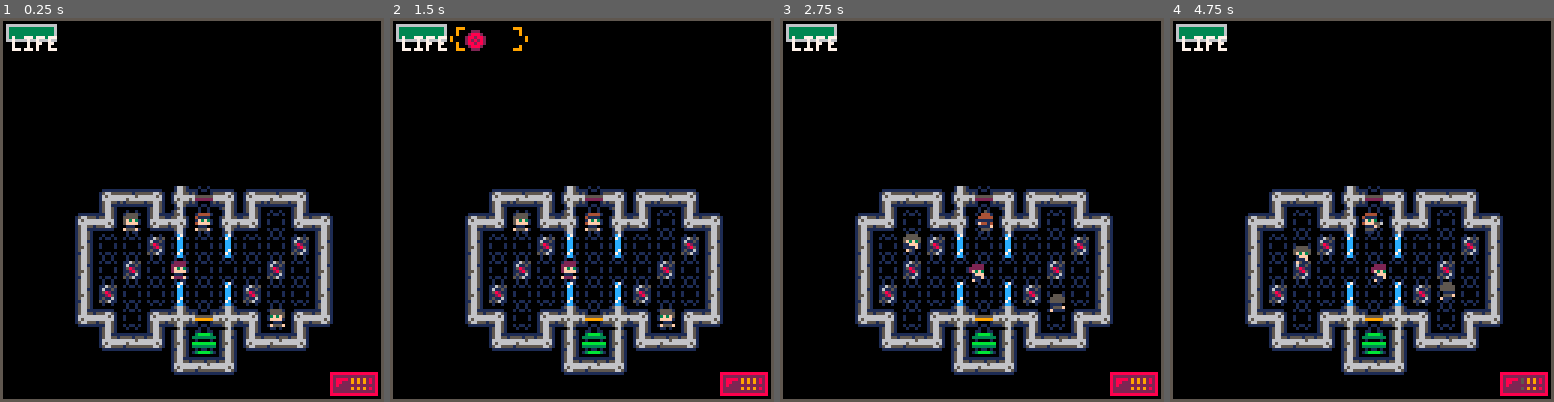
Above: before the commit, frames 1-4 (left to right).
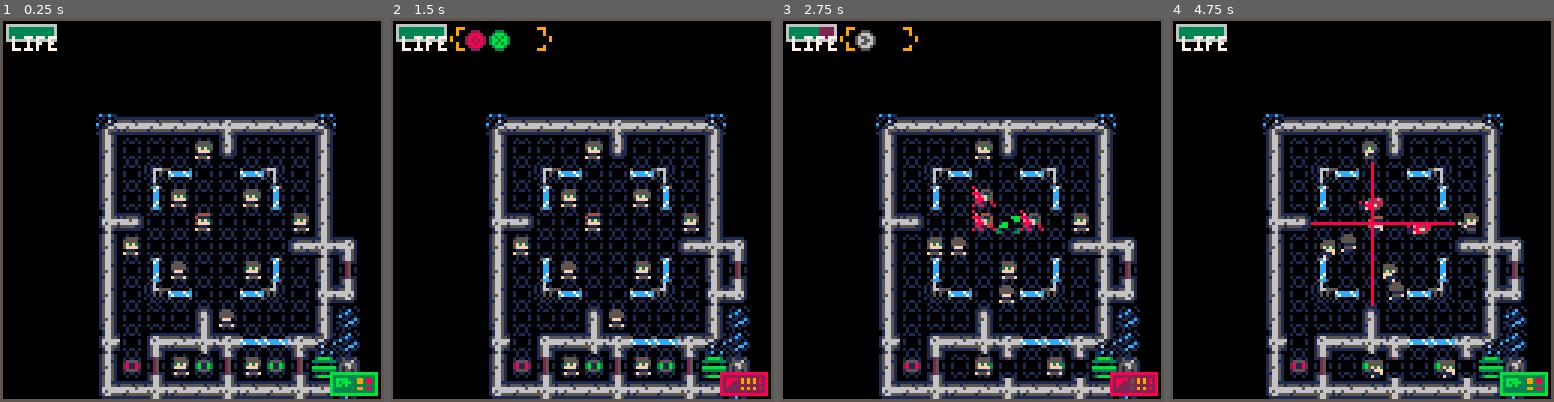
Above: after the commit, the same moments.

Repository: fmd/soldier01
Game: PICO-8 cartridge revelation.p8
The game is run twice, just before and just after one commit, with the same random seed, the same clock (stepped at 60 frames per second) and the same inputs.
Inputs:
- Up to frame 1 (0.25 s): no input
- Up to frame 2 (1.5 s): tap X (X key) at 0.33, 1.07 s; tap O (Z key) at 0.7 s
- Up to frame 3 (2.75 s): hold Right 1.6-2.1 s; tap O (Z key) at 1.7, 2.1, 2.5 s; tap X (X key) at 1.85 s; hold Up 2.15-2.42 s; hold Right from 2.47 s (still down)
- Up to frame 4 (4.75 s): tap O (Z key) every 0.4 s from 2.9 to 4.5 s; tap X (X key) at 2.97, 4.08 s; release Right at 3.03 s; hold Left 3.08-3.58 s; hold Down 3.63-3.97 s; hold Right 4.02-4.68 s; hold Up from 4.73 s (still down)

The runs differ from the first frame. In frame 1, 28% of the frame differs, in the area x 19-99%, y 25-100%; in frame 2, 28%; in frame 3, 28%; in frame 4, 34%.

Commit message:
add better ui, controls, equip swap, 3rd variant

Diff:
--- a/revelation.p8
+++ b/revelation.p8
@@ -9,10 +9,10 @@
 game_speed = 2
 starting_level = 1
 inventory = { socom = 4,
-              c4 = -1 }
-inventory_max = { socom = -1,
+              c4 = 2 }
+inventory_max = { socom = 4,
                   c4 = 2 }
-equipped = "socom"
+equipped = "c4"
 
 -- load the sprites and that
 sprites = { player = {{17,18,19,18,21,22,23}, -- north (last two=roll/shoot)
@@ -46,15 +46,16 @@
 
 -- palette swap commands and movement function strings for enemy variants
 enemy_variants = {enemy1 = {{"clockwise", {5, 5}}, -- variant 1
-                            {"line", {5, 2}} }} -- variant 2
+                            {"line", {5, 2}}, -- variant 2
+                            {"still", {5, 13}} }}  -- variant 3
 
 -- for converting a direction to a position change
 pos_map = {{0,1,0,-1}, {-1,0,1,0}}
 
 -- level data
-levels = {{40,11,13,11}, {3, 25, 13, 7}, {3, 20, 9, 5}, {28,13,13,9}, {0,10,13,9}, {13,9,12,12}, {11,0,9,6}, {20,0,6,8}, {0,0,11,10}, {26,0,22,16}} -- xstart, ystart, w, h
-level_items = {{}, {}, {}, {}, {}, {}, {"socom"}, {}, {"c4"}, {}}
-level_enemy_variants = {{1,2,1,1,2}, {2,2,1,2,1}, {1,1}, {2,2,2,2}, {1,2,1}, {2,1,2}, {2,2}, {2,2}, {1,1,1,1,2}, {2,2,2,2,2,2,2,2,2,2,2,2,2}}
+levels = {{53,13,11,12}, {33,22,14,10}, {19,23,6,9}, {40,11,13,11}, {3, 25, 13, 7}, {3, 20, 9, 5}, {28,13,13,9}, {0,10,13,9}, {13,9,12,12}, {11,0,9,6}, {20,0,6,8}, {0,0,11,10}, {26,0,22,16}} -- xstart, ystart, w, h
+level_items = {{}, {}, {}, {}, {}, {}, {}, {}, {}, {"socom"}, {}, {"c4"}, {}}
+level_enemy_variants = {{1,1,1,1,1,1,1,1,1,1,1,1,1,1,1,1,1,1,1,1,1,1,1,1,1,1,1,1,1,3,3,3,3,3}, {2,2,2,2,2,2,2,2}, {2,1}, {1,2,1,1,2}, {2,2,1,2,1}, {1,1}, {2,2,2,2}, {1,2,1}, {2,1,2}, {2,2}, {2,2}, {1,1,1,1,2}, {2,2,2,2,2,2,2,2,2,2,2,2,2}}
 
 -- map runthrough replacements (sprite #, pattern, facing dir)
 -- note: facing dir for doors and other items with only 2 dirs is [0/1] rather than [0/1/2/3]
@@ -239,11 +240,10 @@
   return p
 end
 
-function do_enemy1_variant_movement_ai(actor, apos)
-  movement_type = enemy_variants[actor.pattern][actor.variant][1]
+function do_enemy1_variant_movement_ai(actor, apos, mt)
   apos = act_pos(actor)
 
-  if (movement_type == "clockwise") then
+  if (mt == "clockwise") then
     directions_tried = 0
     while (apos.x == actor.pos.x and apos.y == actor.pos.y) do
       actor.facing += 1
@@ -255,12 +255,16 @@
     end
   end
 
-  if (movement_type == "line") then
+  if (mt == "line") then
     if (apos.x == actor.pos.x and apos.y == actor.pos.y) do
       actor.facing += 2
       if (actor.facing > 3) actor.facing = abs(4 - actor.facing)
       actor.act.d = actor.facing
     end
+  end
+
+  if (mt == "still") then
+    actor.act.d = -1
   end
 
   return
@@ -280,18 +284,19 @@
   end
 
   -- if we find blood prints, follow. else, follow variant movement pattern
+  movement_type = enemy_variants[actor.pattern][actor.variant][1]
   prev_facing = actor.facing
   actor.act.d = actor.facing
   printed = print_on_tile(actor)
   if (printed) then
     if (actor.act.a == 0x00) actor.act.d = printed.facing
     -- if we go nowhere with the print facing, try new directions until we find a free direction (invoke variant-based ai pattern).
-    do_enemy1_variant_movement_ai(actor, apos)
+    do_enemy1_variant_movement_ai(actor, apos, movement_type)
   else
     tiles = collect_tile_line(actor, actor.act.d, false)
-    if (is_empty(tiles)) then
+    if (is_empty(tiles) or movement_type == "still") then
       -- if we can go nowhere, invoke variant-based ai pattern
-      do_enemy1_variant_movement_ai(actor, apos)
+      do_enemy1_variant_movement_ai(actor, apos, movement_type)
     end
   end
 
@@ -563,10 +568,8 @@
 
 function attempt_melee(actor)
   attack_point = act_pos(actor)
-  printh("attack x:" .. attack_point.x .. " y:" .. attack_point.y)
 
   h = has_live_actor(attack_point, "player")
-  if (h) printh("has? y")
 
   if (h) then
     stun_actor(h, 3)
@@ -741,6 +744,12 @@
   idle_start = time()
 end
 
+function attempt_swap()
+  player_action = {a = 0x00, d = -1}
+  if (equipped == "c4" and inventory["socom"] > -1) equipped = "socom"; return
+  if (equipped == "socom" and inventory["c4"] > -1) equipped = "c4"; return
+end
+
 function update_turn()
   update_frame(turn_start)
   if (chunk >= 100) end_turn()
@@ -756,8 +765,10 @@
   d = input_direction()
   if (d > -1) player_action.d = d
   if (turn_start != nil) update_turn(); return
-  if (player_action.d > -1 and d == -1) start_turn(); return
-
+  if ((player_action.d > -1 and d == -1) or (player_action.a == 0x10)) then
+    if (player_action.a != 0x10) start_turn(); return
+    attempt_swap()
+  end
   update_idle()
 end
 
@@ -803,12 +814,21 @@
   end
 
   if (turn_start != nil) then
+    if (actor.act.a != 0x00 and (actor.id == player.id and equipped == "c4")) return sprites[actor.pattern][actor.facing+1][6]
     if (actor.act.a != 0x00 and (actor.id != player.id or equipped == "socom")) return sprites[actor.pattern][actor.facing+1][7]
     if (actor.act.d > -1) return sprites[actor.pattern][actor.facing+1][frame+1]
   end
 
   if (actor.facing == -1) return sprites[actor.pattern][1][1]
   return sprites[actor.pattern][actor.facing+1][1]
+end
+
+function pal_swap(actor)
+  s = tile_shift(actor)
+  palswap = enemy_variants[actor.pattern][actor.variant][2]
+  pal(palswap[1], palswap[2])
+  spr(sprite_for(actor), actor.pos.x*8 + s.x, actor.pos.y*8 + s.y)
+  pal(palswap[1], palswap[1])
 end
 
 function draw_actors()
@@ -816,11 +836,7 @@
   for actor in all(actors) do
     if (actor.life <= 0 or actor.stunned_turns > 0) then
       if (actor.pattern != "player") then
-        s = tile_shift(actor)
-        palswap = enemy_variants[actor.pattern][actor.variant][2]
-        pal(palswap[1], palswap[2])
-        spr(sprite_for(actor), actor.pos.x*8 + s.x, actor.pos.y*8 + s.y)
-        pal(palswap[1], palswap[1])
+        pal_swap(actor)
       end
     end
   end
@@ -828,11 +844,7 @@
   for actor in all(actors) do
     if (actor.life > 0) then
       if (actor.pattern != "player") then
-        s = tile_shift(actor)
-        palswap = enemy_variants[actor.pattern][actor.variant][2]
-        pal(palswap[1], palswap[2])
-        spr(sprite_for(actor), actor.pos.x*8 + s.x, actor.pos.y*8 + s.y)
-        pal(palswap[1], palswap[1])
+        pal_swap(actor)
       end
     end
   end
@@ -845,10 +857,36 @@
 function draw_lasers()
   for actor in all(actors) do
     if (actor.act.a == 0x01) then
-      for tile in all(collect_tile_line(actor, actor.act.d, true)) do
-        if (actor != player or inventory["socom"] > -1) spr(sprites[actor.pattern][6][actor.act.d % 2 + 1], tile.x*8, tile.y*8)
-      end
-    end
+      tiles = collect_tile_line(actor, actor.act.d, true)
+      for tile in all(tiles) do
+        if (actor != player or inventory["socom"] > -1 and equipped == "socom") spr(sprites[actor.pattern][6][actor.act.d % 2 + 1], tile.x*8, tile.y*8)
+      end
+      -- if (actor == player and equipped == "socom" and inventory["socom"] > 1) then
+      --   spr(46, tiles[1].x*8, tiles[1].y*8)
+      --   spr(47, tiles[#tiles].x*8, tiles[#tiles].y*8)
+      -- end
+    end
+  end
+end
+
+function draw_movement_ui()
+  if (idle_start != nil and player_action.a == 0x00 and player_action.d > -1) then
+    ap = to_pos(player_action.d)
+    fp = {x = player.pos.x + ap.x, y = player.pos.y + ap.y}
+    if (not (is_wall(fp) or is_glass(fp))) then
+      pal(8, 11)
+      spr(46, fp.x * 8, fp.y * 8)
+      spr(sprites["objects"]["blood_prints"][player_action.d+1], fp.x * 8, fp.y * 8)
+      pal(8, 8)
+    end
+  end
+end
+
+function draw_c4_placement()
+  if (idle_start != nil and player_action.a == 0x01 and player_action.d > -1 and equipped == "c4") then
+    ap = to_pos(player_action.d)
+    fp = {x = player.pos.x + ap.x, y = player.pos.y + ap.y}
+    spr(43, fp.x * 8, fp.y * 8)
   end
 end
 
@@ -986,6 +1024,10 @@
   draw_above_prints_objects()
   draw_items()
   draw_actors()
+  if (player.life > 0) then
+    draw_movement_ui()
+    draw_c4_placement()
+  end
   draw_lasers()
   camera(0, 0)
   draw_ui()
@@ -1122,38 +1164,38 @@
 __map__
 404442bf40616161616142406152416161616142636141616142bfbfbfbfbfbfbf7f7f7f7f7f7f7f7f7f7f7f7f7f00000000000000000000000000000000000000000000000000000000000000000000000000000000000000000000000000000000000000000000000000408242bf4061616161614240615241616161614200
 5021636173c0808080e050430186438380f08350430181c080504961516146545446464646464646464646464657000000000000000000000000000000000000000000000000000000000000000000000000000000000000000000000000000000000000000000000000005021636173c0808080e050430186438380f0835000
-50864383508053535380505080806341616144516361738053505065476565769894970fbf98979894970f98974700000000000000000000000000000000000000000000000000000000000000000000000000000000000000000000000000000000000000000000000000508643835080535353805050808063416161445100
-508350804383808053805063616161738080f050636173d05350636151617498929296a70f999292939294929a4700000000000000000000000000000000000000000000000000000000000000000000000000000000000000000000000000000000000000000000000000508350804383808053805063616161738080f05000
-6344738050805380538050508780844383548550508750888050430181bfa69992929294978495968595939abf4700000000000000000000000000000000000000000000000000000000000000000000000000000000000000000000000000000000000000000000000000634473805080538053805050878084438354855000
-5085508050d0808080f0506082616151616161626359738080506361516174989293929292949293949aa7000047000000000000000000000000000000000000000000000000000000000000000000000000000000000000000000000000000000000000000000000000005085508050d0808080f05060826161516161616200
-5080508643807083406162bfbfbf0fbf000000005084438680505065476576999abf999292929a00959497000063614200000000000000000000000000000000000000000000000000000000000000000000000000000000000000000000000000000000000000000000005080508343807083406162bfbfbfbfbf0000000000
+50864383508053535380505080806341616144516361738053505065476565769894970fbf98979894970f989747000000000000000000000000bfbf0000000000000000000000000000000000000000000000000000000000000000000000000000000000000000000000508643835080535353805050808063416161445100
+508350804383808053805063616161738080f050636173d05350636151617498929296a70f999292939294929a47000000000000000046464646bfbf0000000000000000000000000000000000000000000000000000000000000000000000000000000000000000000000508350804383808053805063616161738080f05000
+6344738050805380538050508780844383548550508750888050430181bfa69992929294978495968595939abf470000000000000000000000bfbfbf0000000000000000000000000000000000000000000000000000000000000000000000000000000000000000000000634473805080538053805050878084438354855000
+5085508050d0808080f0506082616151616161626359738080506361516174989293929292949293949aa70000470000000000000000920000bf00bf00000000000000000000000000000000000000000000000000000000000000000000000000000000000000000000005085508050d0808080f05060826161516161616200
+5080508643807083406162bfbfbf0fbf000000005084438680505065476576999abf999292929a009594970000636142000000000000000000bf00ff00000000000000000000000000000000000000000000000000000000000000000000000000000000000000000000005080508343807083406162bfbfbfbfbf0000000000
 508643d06345514473bfbfbfbfbf0f000000000060615261616260465146466161740f99939a0f0099929294976887500000000000000000000000000000000000000000000000000000000000000000000000000000000000000000000000000000000000000000000000508643d06345514473bfbfbfbfbfbf000000000000
 606152617384508750ffbfbf0000000000000000000000000000bfbf4798949497bfbfbf0fbfa7000f9993939a6361620000000000000000000000000000000000000000000000000000000000000000000000000000000000000000000000000000000000000000000000606152617384508750ffbfbf000000000000000000
 00000000606152616200bfbf000000000000bf40614200000000bfbf479993939abf000fa600000f0000000f00470000000000000000000000000000000000000000000000000000000000000000000000000000000000000000000000000000000000000000000000000000000000606152616200bfbf000000000000000000
 4f63615254526161516565bf0000bfbfbfbf65508743000000000000664646464646464646464646464646464667000000000000000000000000000000000000000000000000000000000000000000000000000000000000000000000000000000000000000000000000004f63615254526161516565bf000000000000000000
 4048656565478a47656563bfbfbfbfbfbf65655159730000000000007f7f7f7f7f7f7f7f7f7f7f7fbfbfbfbfbfbfbfbfbfbf0000000000000000000000000000000000000000000000000000000000000000000000000000000000000000000000000000000000000000004048656565478a47656563bf000000000000000000
 48465765566780665765507fbfbf65656565655084506565000000bfbfbfbfbfbfbfbfbf7f7f0000bfbfbfbfbfbfbfbfbfbf000000000000000000000000000000000000000000000000000000000000000000000000000000000000000000000000000000000000000000484657656547bf476565507f7f7f00000000000000
-548066466780c0806646636141636141616161524452614a6500bfbfbf40614200406142bf0000bfbfbfbfbfbfbfbfbfbfbf00000000000000000000000000000000000000000000000000000000000000000000000000000000000000000000000000000000000000000054bf66464667926646466361417f00000000000000
-5401808480805380808a5887434301818080808a8380f0506500bf00bf508460617380636142bfbfbfbf40614263444240614200000000000000000000000000000000000000000000000000000000000000000000000000000000000000000000000000000000000000007601bfbf8492bf92bfbf5887500000000000000000
-758056465780f080564663617363615274808072616161730000bf00bf430180805088638050aeaebf4062c06073016362806042bf00000000000000000000000000000000000000000000000000000000000000000000000000000000000000000000000000000000000075bf56464657bf5646466361730000000000000000
-6554676566578056674951545451545476d0808a8080f0500000bf00bf636142e071d07180636142bf5080808877807780808850bf000000000000000000000000000000000000000000000000000000000000000000000000000000000000000000000000000000000000655467656547bf476549517f000000000000000000
-6565516565478a636162656565656565547080496161616200000000bfbfbf50808a8080e0588750bf50808880c0808080888050bf0000000000000000000000000000000000000000000000000000000000000000000000000000000000000000000000000000000000006565516565478a6361624f4f000000000000000000
-4f4f6061416174540000000000af6565655080506565000000000000bfbfbf738070807088636162bf5088808077807788808050bf0000000000000000000000000000000000000000000000000000000000000000000000000000000000000000000000000000000000004f4f60614161745400000000000000000000000000
-0000bf0000000000000000000000af656550885065bfbfbfbf00000000000050885080508050bebebf6042804051595142f04062bf000000000000000000000000000000000000000000000000000000000000000000000000000000000000000000000000000000000000000000000000000000000000000000000000000000
-0000000000406161614200000000000065606162af0000000000000000000050806361526162bebebebe6061625087506061620000000000000000000000000000000000000000000000000000000000000000000000000000000000000000000000000000000000000000000000000000000000000000000000000000000000
-000000406152c080805161420000000000000000000000000000000000000060616200000000000000bebfbfbf606162bfbfbf0000000000000000000000000000000000000000000000000000000000000000000000000000000000000000000000000000000000000000000000000000000000000000000000000000000000
-000000500180888a8858874300000000000000000000000000000000000000000000000000000000000000bfbfbfbfbfbfbfbf0000000000000000000000000000000000000000000000000000000000000000000000000000000000000000000000000000000000000000000000000000000000000000000000000000000000
-0000006061418080f051616200000000000000000000000000000000000000000000000000000000000000bfbfbfbfbf0000000000000000000000000000000000000000000000000000000000000000000000000000000000000000000000000000000000000000000000000000000000000000000000000000000000000000
-000000000060616161620000000000000000000000000000000000000000000000000000000000000000000000bfbfbfbf00000000000000000000000000000000000000000000000000000000000000000000000000000000000000000000000000000000000000000000000000000000000000000000000000000000000000
-000000000000406161616161420000000000000000000000000000000000000000000000000000000000000000bfbfbf0000000000000000000000000000000000000000000000000000000000000000000000000000000000000000000000000000000000000000000000000000000000000000000000000000000000000000
-0000004061425080c08080835000000000000000000000000000000000000000000000000000000000000000000000000000000000000000000000000000000000000000000000000000000000000000000000000000000000000000000000000000000000000000000000000000000000000000000000000000000000000000
-0000005084607380406161445100000000000000000000000000000000000000000000000000000000000000000000000000000000000000000000000000000000000000000000000000000000000000000000000000000000000000000000000000000000000000000000000000000000000000000000000000000000000000
-00000043018343e050c080806041614200000000000000000000000000000000000000000000000000000000000000000000000000000000000000000000000000000000000000000000000000000000000000000000000000000000000000000000000000000000000000000000000000000000000000000000000000000000
-0000006342805080508053808343875000000000000000000000000000000000000000000000000000000000000000000000000000000000000000000000000000000000000000000000000000000000000000000000000000000000000000000000000000000000000000000000000000000000000000000000000000000000
-000000bf50d05080508080f04052616200000000000000000000000000000000000000000000000000000000000000000000000000000000000000000000000000000000000000000000000000000000000000000000000000000000000000000000000000000000000000000000000000000000000000000000000000000000
-000000bf52615161516161615100000000000000000000000000000000000000000000000000000000000000000000000000000000000000000000000000000000000000000000000000000000000000000000000000000000000000000000000000000000000000000000000000000000000000000000000000000000000000
-…(5 lines of a section not shown)…
+548066466780c0806646636141636141616161524452614a6500bfbfbf40614200406142bf0000bfbfbfbfbfbfbfbfbfbfbf0000004961616161416161614a000000000000000000000000000000000000000000000000000000000000000000000000000000000000000054bf66464667926646466361417f00000000000000
+5401808480805380808a5887434301818080808a8380f0506500bf00bf508460617380636142bfbfbfbf406142634442406142000050808080e0718080805000000000000000000000000000000000000000000000000000000000000000000000000000000000000000007601bfbf8492bf92bfbf5887500000000000000000
+758056465780f080564663617363615274808072616161730000bf00bf430180805088638050aeaebf4062c06073016362806042bf50805678808078578050000000000000000000000000000000000000000000000000000000000000000000000000000000000000000075bf56464657bf5646466361730000000000000000
+6554676566578056674951545451545476d0808a8080f0500000bf00bf636142e071d07180636142bf5080808877807780808850bf508077c08080e07780500000000000000000000000000000000000000000000000000000000000000000000000000000000000000000655467656547bf476549517f000000000000000000
+6565516565478a636162656565656565547080496161616200000000bfbfbf50808a8080e0588750bf50808880c0808080888050bf6374808001808080f05000000000000000000000000000000000000000000000000000000000000000000000000000000000000000006565516565478a6361624f4f000000000000000000
+4f4f6061416174540000000000af6565655080506565000000000000bfbfbf738070807088636162bf5088808077807788808050bf50c0808080808080795142000000000000000000000000000000000000000000000000000000000000000000000000000000000000004f4f60614161745400000000000000000000000000
+0000bf0000000000000000000000af656550885065bfbfbfbf00000000000050885080508050bebebf6042804051595142f04062bf508077d08080f07780504300000000000000000000000000000000000000000000000000000000000000000000000000000000000000000000000000000000000000000000000000000000
+0000000000406161614200000000000065606162af0000000000000000000050806361526162bebebebe6061625087506061620000508066788080786780636200000000000000000000000000000000000000000000000000000000000000000000000000000000000000000000000000000000000000000000000000000000
+000000406152c080805161420000000000000000000000000000000000000060616200bfbfbfbfbfbfbfbfbfbf606162bfbfbf00005080808070d0808080506500000000000000000000000000000000000000000000000000000000000000000000000000000000000000000000000000000000000000000000000000000000
+000000500180888a88588743000000000000000000000000000000000000000000bfbfbfbf406142bfbfbfbf00000000bfbfbf0000638040615141787841486500000000000000000000000000000000000000000000000000000000000000000000000000000000000000000000000000000000000000000000000000000000
+0000006061418080f05161620000000000000000404461420000000000000000004061616173e06361615161614200000000000000508343f08643f08643875400000000000000000000000000000000000000000000000000000000000000000000000000000000000000000000000000000000000000000000000000000000
+0000000000606161616200000000000000000040622188604200000000000000005080808043834380808080f0500000bf00000000606151616151616151746500000000000000000000000000000000000000000000000000000000000000000000000000000000000000000000000000000000000000000000000000000000
+0000000000004061616161614200000000000050808080885000000000000000005088636151805161615180887300000000000000000000000000000000000000000000000000000000000000000000000000000000000000000000000000000000000000000000000000000000000000000000000000000000000000000000
+0000004061425080c08080835000000000000050888080f05000000000000000005080500180f0c080807780f050bf000000000000000000000000000000000000000000000000000000000000000000000000000000000000000000000000000000000000000000000000000000000000000000000000000000000000000000
+000000508460738040616144510000000000006042d080406200000000000000005080508070804061615261616200000000000000000000000000000000000000000000000000000000000000000000000000000000000000000000000000000000000000000000000000000000000000000000000000000000000000000000
+00000043018343e050c0808060416142000000405261597300bf00000000bf000050d0508063595161614161420000000000000000000000000000000000000000000000000000000000000000000000000000000000000000000000000000000000000000000000000000000000000000000000000000000000000000000000
+000000634280508050805380834387500000005087808450bfbfbf000000bfbf005088637873834384f08187500000000000000000000000000000000000000000000000000000000000000000000000000000000000000000000000000000000000000000000000000000000000000000000000000000000000000000000000
+000000bf50d05080508080f0405261620000006061616162bfbfbf000000bfbf00508050d050806361615261620000000000000000000000000000000000000000000000000000000000000000000000000000000000000000000000000000000000000000000000000000000000000000000000000000000000000000000000
+000000bf52615161516161615100000000000000bf0000000000000000000000006061526152616200000000000000000000000000000000000000000000000000000000000000000000000000000000000000000000000000000000000000000000000000000000000000000000000000000000000000000000000000000000
+…(5 lines of a section not shown)…
Not shown, changed: 28 lines of the sprite sheet (__gfx__) section of revelation.p8
